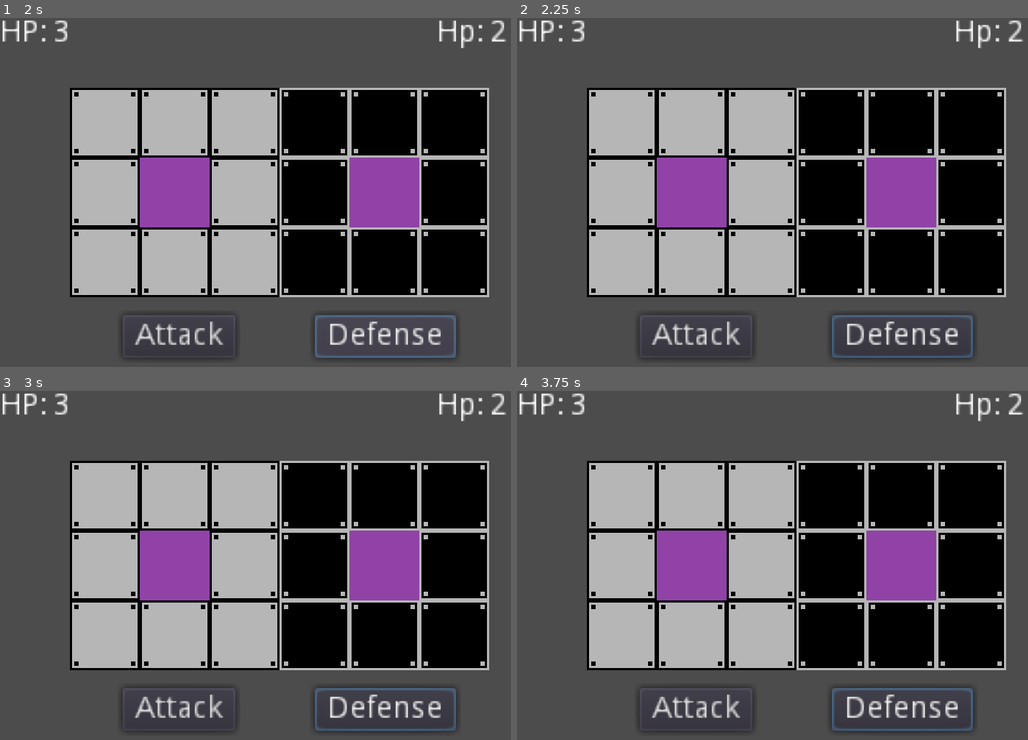
Above: before the commit, frames 1-4 (two rows, left to right).
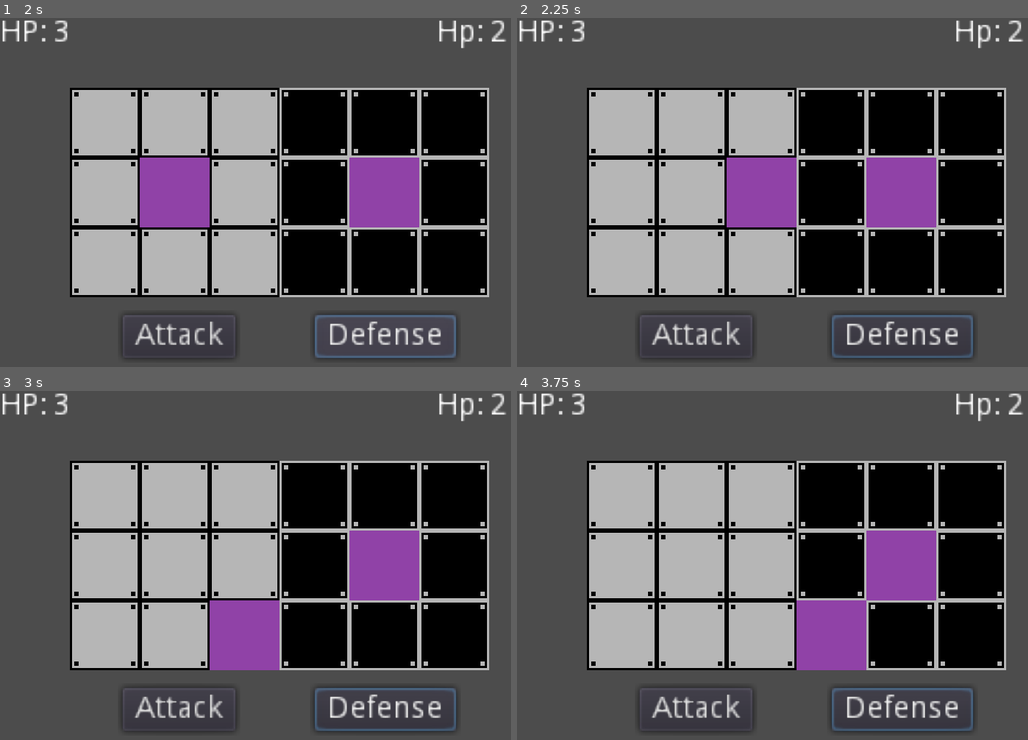
Above: after the commit, the same moments.

Repository: CaresleGames/Tactics
Game: Godot game, scene res://src/Test/Test.tscn
Same seed, same stepped clock (60 frames per second), same inputs: the game is played once before the commit and once after it. The project has no main scene, so this scene is started directly.
Inputs (mouse positions are in pixels of both pictures, inside the frame that each line leads up to):
- Up to frame 1 (2 s): click "Attack" at 0.5 s; click "Defense" at 1.25 s
- Up to frame 2 (2.25 s): tap Enter at 2 s; move the mouse to (895, 175) at 2.02 s; hold Right (ui_right) from 2.03 s (still down)
- Up to frame 3 (3 s): tap Space at 2.75 s; move the mouse to (158, 582) at 2.77 s; release Right (ui_right) at 2.78 s; hold Down (ui_down) from 2.78 s (still down)
- Up to frame 4 (3.75 s): tap Enter at 3.5 s; move the mouse to (833, 488) at 3.52 s; release Down (ui_down) at 3.53 s; hold Right (ui_right) from 3.53 s (still down)

Frame 1 is identical in both runs. In frame 2, 5.5% of the frame differs, in the area x 27-55%, y 40-60%; in frame 3, 5.5%; in frame 4, 5.5%.

Commit message:
Start with player keyboard movement

Diff:
--- a/project.godot
+++ b/project.godot
@@ -13,9 +13,21 @@
 "class": "Actor",
 "language": "GDScript",
 "path": "res://src/Actor/Actor.gd"
+}, {
+"base": "Actor",
+"class": "Player",
+"language": "GDScript",
+"path": "res://src/Actor/Player/Player.gd"
+}, {
+"base": "Node2D",
+"class": "TilePlay",
+"language": "GDScript",
+"path": "res://src/Test/Test.gd"
 } ]
 _global_script_class_icons={
-"Actor": ""
+"Actor": "",
+"Player": "",
+"TilePlay": ""
 }
 
 [application]
--- /dev/null
+++ b/src/Actor/Player/Player.gd
@@ -0,0 +1,44 @@
+class_name Player
+extends Actor
+
+signal set_origin(position)
+
+export var tile_parent : NodePath
+
+var move := Vector2.ZERO
+var origin := Vector2.ZERO
+var is_moving : bool = false
+var tile
+
+func _ready() -> void:
+	connect("set_origin", self, "_on_set_origin")
+	tile = get_node(tile_parent)
+
+
+func new_origin(direction : Vector2) -> void:
+	origin = Vector2(origin.x + direction.x, origin.y + direction.y)
+	tile.emit_signal("move_player", origin)
+	is_moving = false
+
+func _process(_delta: float) -> void:
+	move = Vector2.ZERO
+	if (
+		Input.is_action_just_pressed("ui_right")
+		or Input.is_action_just_pressed("ui_left")
+		or Input.is_action_just_pressed("ui_up")
+		or Input.is_action_just_pressed("ui_down")
+	):
+		if Input.is_action_just_pressed("ui_right"):
+			move.x = 1
+		if Input.is_action_just_pressed("ui_left"):
+			move.x = -1
+		if Input.is_action_just_pressed("ui_up"):
+			move.y = -1
+		if Input.is_action_just_pressed("ui_down"):
+			move.y = 1
+		is_moving = true
+		new_origin(move)
+
+
+func _on_set_origin(position: Vector2) -> void:
+	origin = position
--- /dev/null
+++ b/src/Actor/Player/Player.tscn
@@ -0,0 +1,8 @@
+[gd_scene load_steps=3 format=2]
+
+[ext_resource path="res://src/Actor/Actor.tscn" type="PackedScene" id=1]
+[ext_resource path="res://src/Actor/Player/Player.gd" type="Script" id=2]
+
+[node name="Player" instance=ExtResource( 1 )]
+script = ExtResource( 2 )
+tile_parent = NodePath("")
--- a/src/Test/Test.gd
+++ b/src/Test/Test.gd
@@ -1,4 +1,7 @@
+class_name TilePlay
 extends Node2D
+
+signal move_player(pos)
 
 enum ValidCell {
 	Player = 0,
@@ -13,7 +16,7 @@
 var game_end := false
 
 onready var tile : TileMap = $Map
-onready var player : Actor = $Map/Player
+onready var player : Player = $Map/Player
 onready var player_hp : Label = $Control/PlayerStats/Value
 onready var enemy : Actor = $Map/Enemy
 onready var enemy_hp : Label = $Control/EnemyStats/Value
@@ -21,6 +24,7 @@
 
 
 func _ready() -> void:
+	connect("move_player", self, "_on_move_player")
 	center_actors()
 
 
@@ -43,6 +47,7 @@
 	var cell2 := tile.map_to_world(initial_position["enemy"])
 
 	player.position = cell
+	player.emit_signal("set_origin", initial_position["player"])
 	enemy.position = cell2
 
 
@@ -66,5 +71,10 @@
 		update_life_stats()
 
 
+func _on_move_player(pos: Vector2) -> void:
+	var cell := tile.map_to_world(pos)
+	player.position = cell
+
+
 func _on_Attack_pressed() -> void:
 	enemy.emit_signal("take_damage", 1)
--- a/src/Test/Test.tscn
+++ b/src/Test/Test.tscn
@@ -1,8 +1,9 @@
-[gd_scene load_steps=5 format=2]
+[gd_scene load_steps=6 format=2]
 
 [ext_resource path="res://assets/tileset.png" type="Texture" id=1]
 [ext_resource path="res://src/Test/Test.gd" type="Script" id=2]
 [ext_resource path="res://src/Actor/Actor.tscn" type="PackedScene" id=3]
+[ext_resource path="res://src/Actor/Player/Player.tscn" type="PackedScene" id=4]
 
 [sub_resource type="TileSet" id=1]
 0/name = "tileset.png 0"
@@ -43,7 +44,8 @@
 format = 1
 tile_data = PoolIntArray( 65537, 0, 0, 65538, 0, 0, 65539, 0, 0, 65540, 1, 0, 65541, 1, 0, 65542, 1, 0, 131073, 0, 0, 131074, 0, 0, 131075, 0, 0, 131076, 1, 0, 131077, 1, 0, 131078, 1, 0, 196609, 0, 0, 196610, 0, 0, 196611, 0, 0, 196612, 1, 0, 196613, 1, 0, 196614, 1, 0 )
 
-[node name="Player" parent="Map" groups=["player"] instance=ExtResource( 3 )]
+[node name="Player" parent="Map" instance=ExtResource( 4 )]
+tile_parent = NodePath("../..")
 
 [node name="Enemy" parent="Map" groups=["enemy"] instance=ExtResource( 3 )]
 
